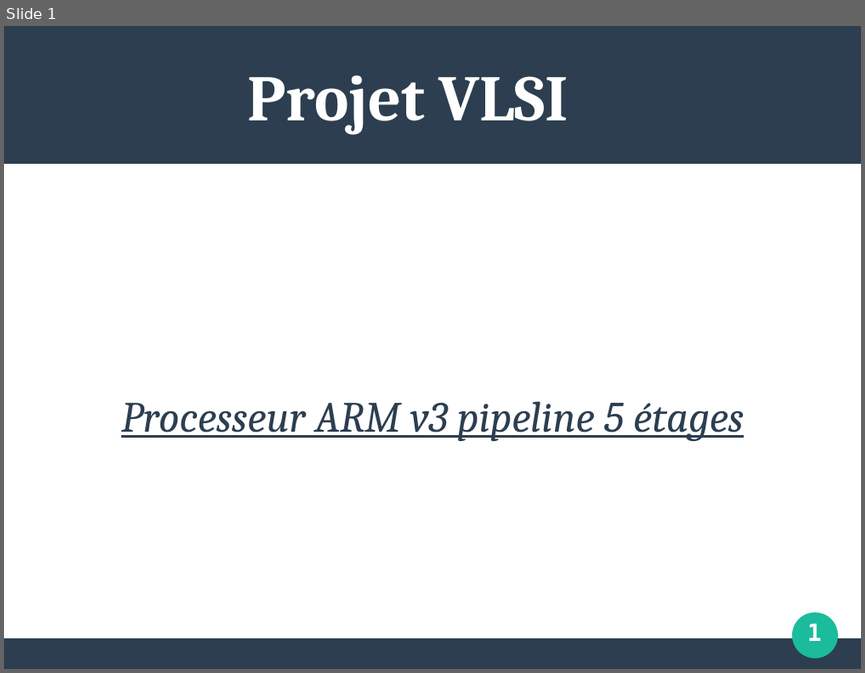
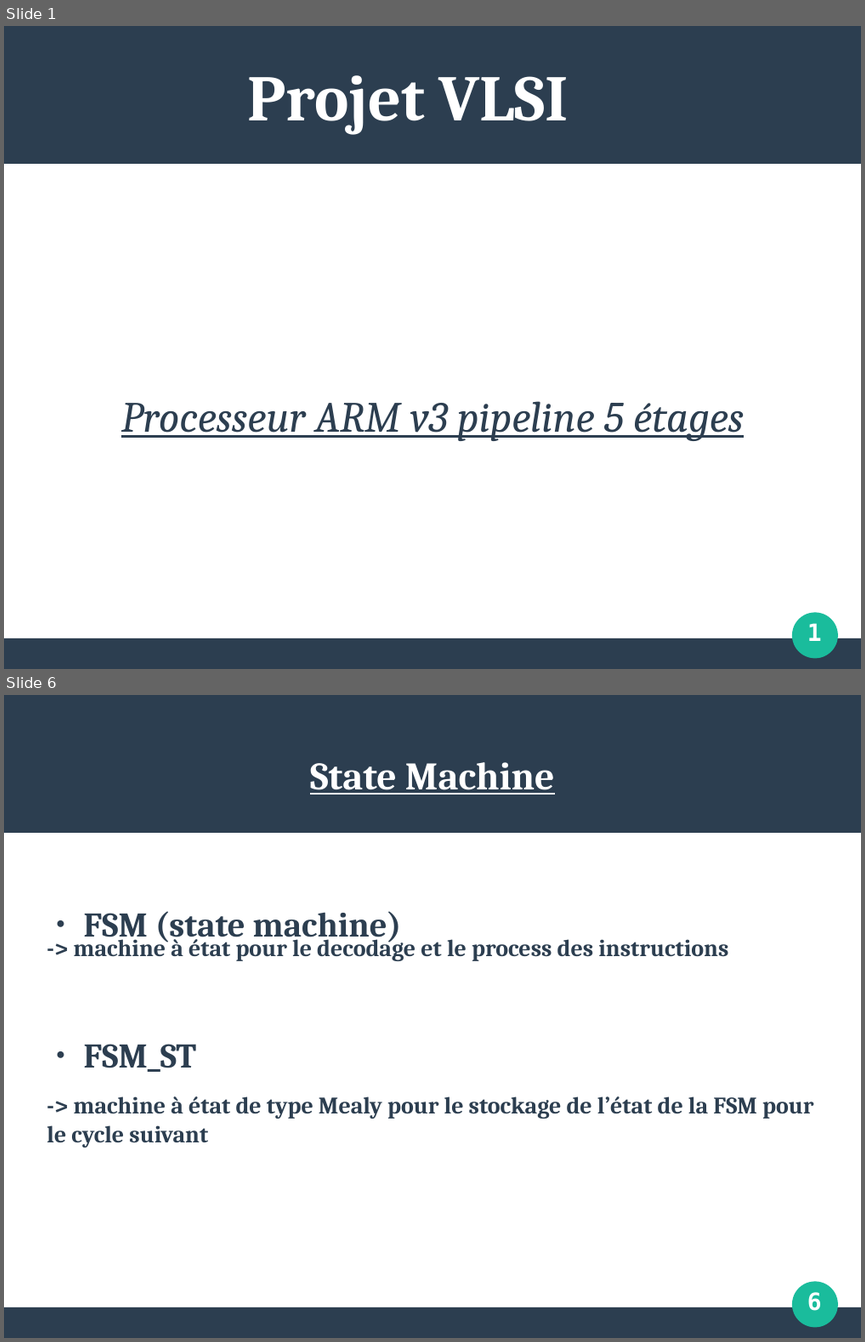
Before and after one commit to maximouth/VHDL, a slide deck: presentation1.odp. Shown one above the other, each under a label of ours: slide 1 before the commit, slides 1 and 6 after it; the slides between them are not shown. The pictures are 865x673 and 865x1342 pixels, drawn with LibreOffice and Linux fonts; fonts in the diff are those of the drawing. Boxes give left, top, right and bottom in pixels: in the first picture for what was removed or moved away, otherwise in the second. Text is boxed around its words. In the diff, an @@ line names an element or a change of style, - is before the commit and + after.

```diff
--- a/presentation1.odp
+++ b/presentation1.odp
@@ slide 6 added at <box>4,695,861,1338</box>, background #FFFFFF; not listed: 3 template elements that a slide beside it also shows @@
@@ title added at <box>310,762,555,794</box>, 36 pt, text #FFFFFF, bold, underline @@
+State Machine
@@ text added at <box>84,911,402,945</box>, 32 pt, text #2C3E50, bold @@
+● FSM (state machine)
@@ text added at <box>46,934,813,1147</box>, 22 pt, text #2C3E50, bold @@
+-> machine à état pour le decodage et le process des instructions
+● FSM_ST
+-> machine à état de type Mealy pour le stockage de l’état de la FSM pour le cycle suivant
@@ text added at <box>807,1292,822,1310</box>, 22 pt, text #FFFFFF, bold @@
+6
```
Also in this commit, not shown: 6 slides changed, 7 other slides added, 1 other file.
